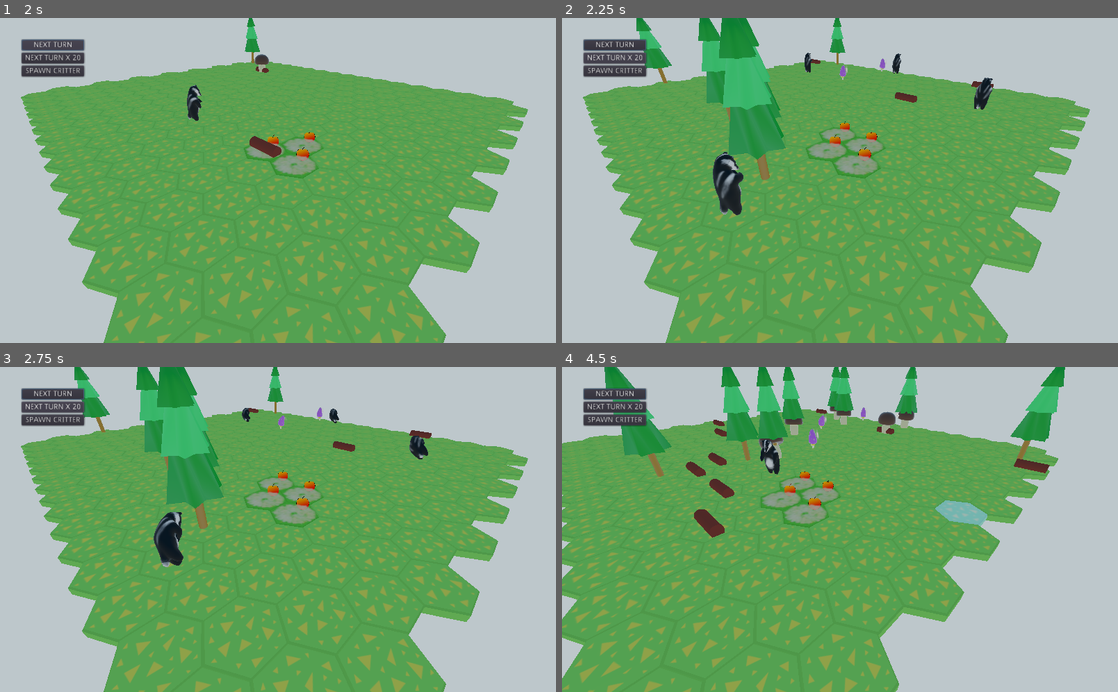
Above: before the commit, frames 1-4 (two rows, left to right).
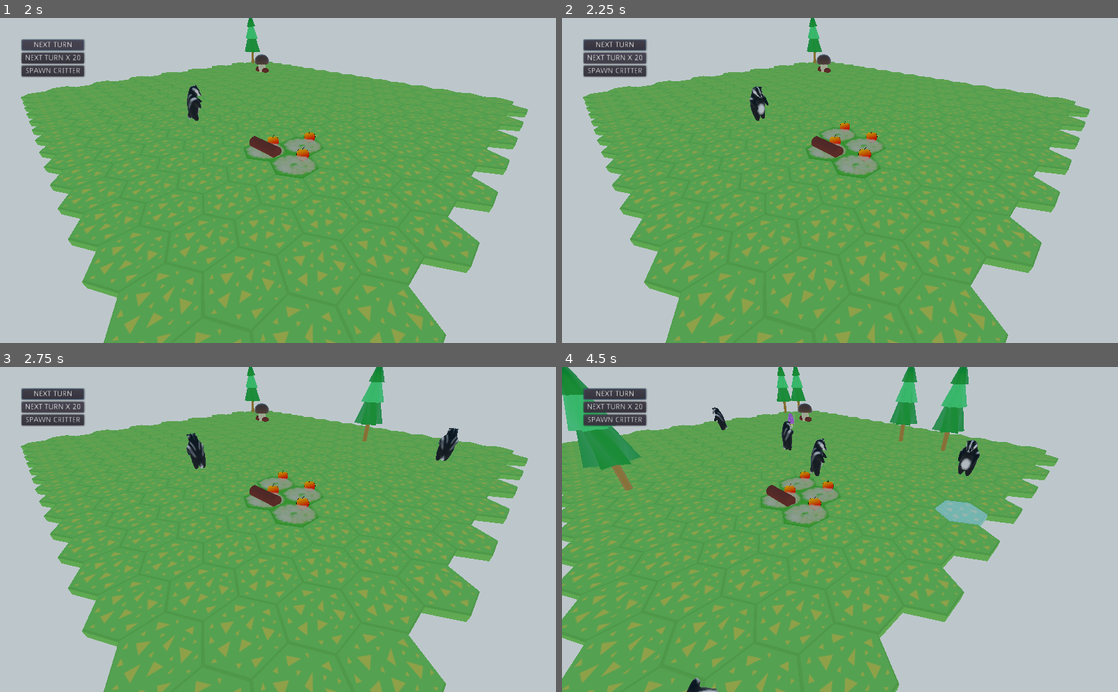
Above: after the commit, the same moments.

Repository: BVenturaDev/UMM
Game: Godot game, scene res://scenes/levels/main_level.tscn
Same seed, same stepped clock (60 frames per second), same inputs: the game is played once before the commit and once after it.
Inputs (mouse positions are in pixels of both pictures, inside the frame that each line leads up to):
- Up to frame 1 (2 s): click "NEXT TURN" at 0.5 s; click "NEXT TURN" at 1.25 s
- Up to frame 2 (2.25 s): click "NEXT TURN X 20" at 2 s
- Up to frame 3 (2.75 s): no input
- Up to frame 4 (4.5 s): click "NEXT TURN X 20" at 2.75 s; click "SPAWN CRITTER" at 3.5 s; tap Enter (ui_accept) at 4.25 s; move the mouse to (962, 513) at 4.27 s; hold Right (ui_right) from 4.28 s (still down); click (962, 513) at 4.42 s

Frame 1 is identical in both runs. In frame 2, 6.8% of the frame differs, in the area x 13-78%, y 0-61%; in frame 3, 7.5%; in frame 4, 11%, in the area x 0-91%, y 0-100%.

Commit message:
fix negative number of critter alive

Diff:
--- a/scenes/entities/critter.tscn
+++ b/scenes/entities/critter.tscn
@@ -22,6 +22,7 @@
 max_age = 24
 
 [node name="Timer" type="Timer" parent="."]
+one_shot = true
 
 [node name="state_machine" type="Node" parent="."]
 script = ExtResource( 2 )
--- a/scenes/levels/main_level.tscn
+++ b/scenes/levels/main_level.tscn
@@ -45,9 +45,13 @@
 func _ready() -> void:
 	focus_mode = Control.FOCUS_NONE
 
+
+
 func _on_next_turn_20_button_up() -> void:
 	for i in 50:
 		GameSignals.emit_signal(\"next_turn\")
+		$Timer.start()
+		yield($Timer,\"timeout\")
 "
 
 [sub_resource type="GDScript" id=5]
@@ -120,6 +124,10 @@
 text = "NEXT TURN X 20"
 script = SubResource( 4 )
 
+[node name="Timer" type="Timer" parent="CanvasLayer/VBoxContainer/next_turn_20"]
+wait_time = 0.2
+one_shot = true
+
 [node name="spawn_critter" type="Button" parent="CanvasLayer/VBoxContainer"]
 margin_top = 48.0
 margin_right = 115.0
--- a/src/entities/critter.gd
+++ b/src/entities/critter.gd
@@ -146,6 +146,7 @@
 
 
 func kill():
+	GameSignals.emit_signal("critter_died")
 	self.current_tile = null
 	self.eating_mushroom = null
 	queue_free()
--- a/src/props/grid.gd
+++ b/src/props/grid.gd
@@ -85,7 +85,10 @@
 
 	# Finds all neighbors in 3 tile range
 func find_region(var x: int, var y: int) -> Array:
+	# Calculate based in 11 * ( size of the hexagon)
+# warning-ignore:unused_variable
 	var max_distance_hexagon_3 = 34
+	var max_distance_hexagon_2 = 22
 	var region: Array = []
 	var this_tile: Spatial = find_tile(x, y)
 	for i_x in range(-3, 4):
--- a/src/states/critter/die.gd
+++ b/src/states/critter/die.gd
@@ -6,7 +6,6 @@
 
 func enter():
 	# warning-ignore:return_value_discarded
-	GameSignals.emit_signal("critter_died")
 	var resource_critter = critter.resource_critter_scene.instance()
 
 	get_tree().current_scene.add_child(resource_critter)
--- a/src/states/game/nature_turn.gd
+++ b/src/states/game/nature_turn.gd
@@ -84,8 +84,10 @@
 	trees_alive += 1
 
 func _tree_died() -> void:
-	trees_alive -= 1
+# warning-ignore:narrowing_conversion
+	trees_alive = clamp(trees_alive,0,  max_trees_alive)
 
 
 func _died_a_critter() -> void:
-	critters_alive -= 1
+# warning-ignore:narrowing_conversion
+	critters_alive = clamp(critters_alive,0,  max_critter_alive)
